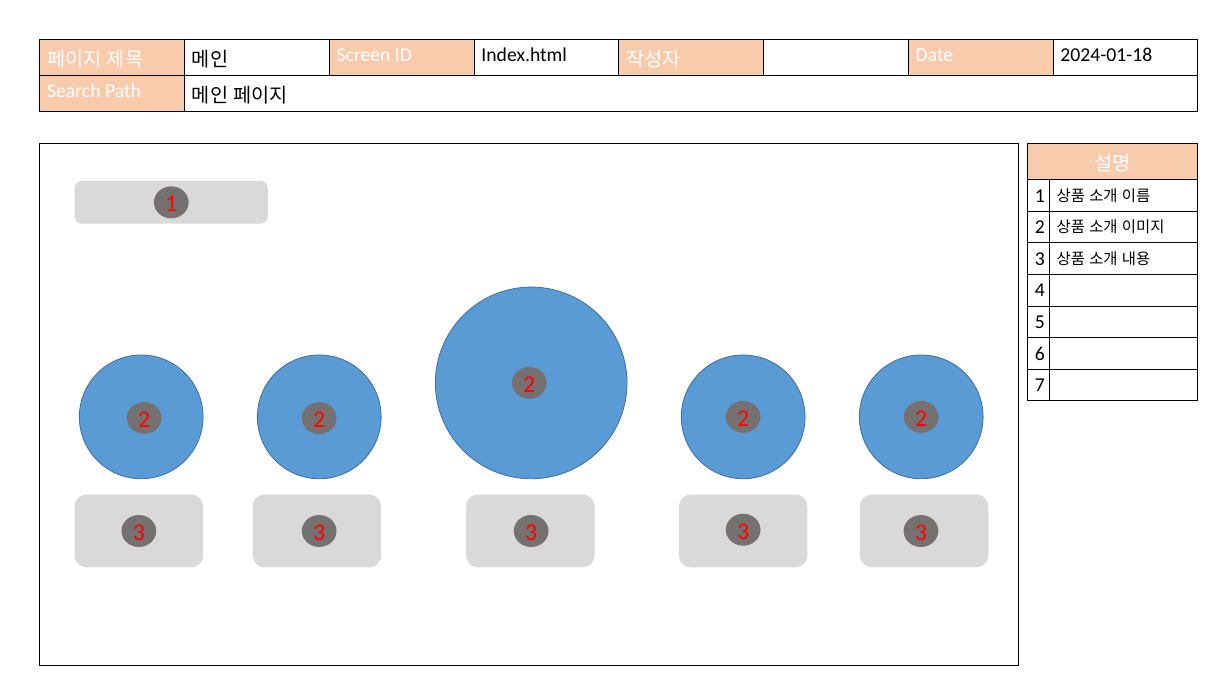
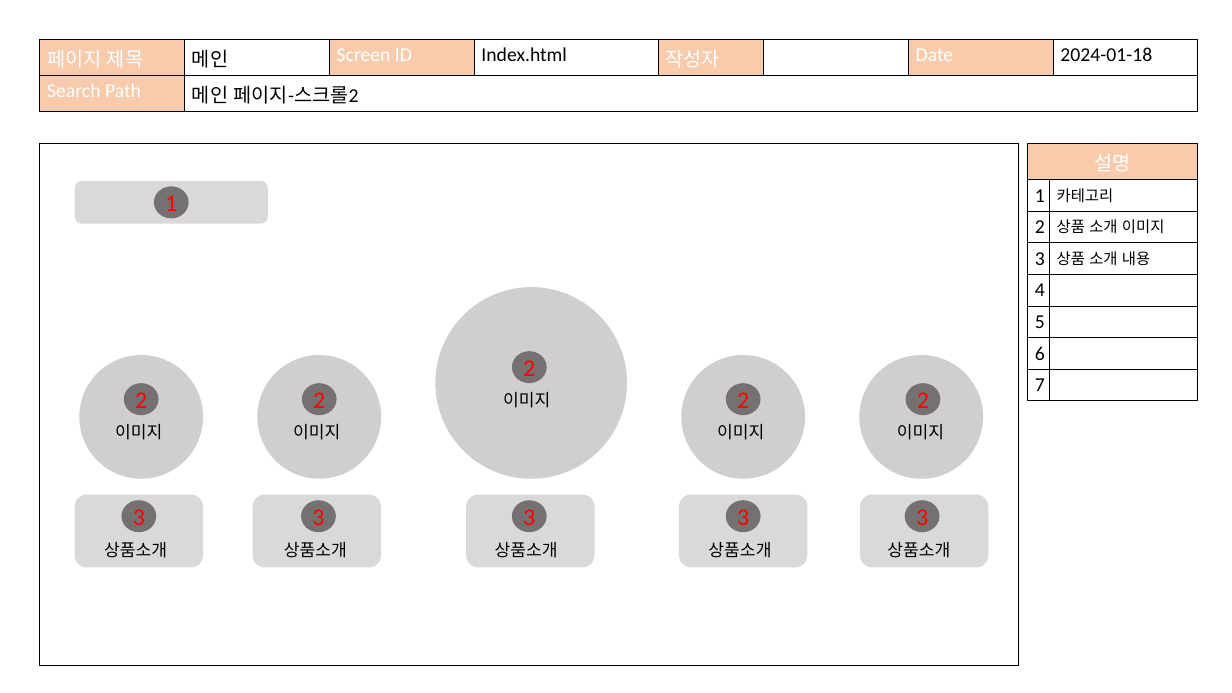
Before and after one commit to kang1211/KangProject, a slide deck: slide 4 of TeamProject/팀프로젝트설계.pptx. Drawn at 1232x693 pixels with LibreOffice and Linux fonts; fonts in the diff are those of the drawing. Boxes give left, top, right and bottom in pixels: in the first picture for what was removed or moved away, otherwise in the second. Text is boxed around its words. In the diff, an @@ line names an element or a change of style, - is before the commit and + after.

```diff
--- a/TeamProject/팀프로젝트설계.pptx
+++ b/TeamProject/팀프로젝트설계.pptx
@@ table at <box>39,39,1198,108</box> @@
-row 2, column 2: 메인 페이지
+row 2, column 2: 메인 페이지-스크롤2
@@ rectangle at <box>39,144,1019,666</box>: fill #FFFFFF to none @@
@@ table at <box>1027,144,1198,395</box> @@
-row 2, column 2: 상품 소개 이름
+row 2, column 2: 카테고리
@@ 6 ellipses: place and size @@
-6 ellipses at <box>121,367,939,547</box>
+6 ellipses at <box>121,351,940,532</box>
@@ fill #5B9BD5 to #D0CECE; outline #43739E 1 pt to none in 5 elements at <box>79,355,203,479</box>, <box>257,355,381,479</box>, <box>436,287,627,479</box>, <box>681,355,805,479</box>, <box>859,355,983,479</box> @@
@@ ellipse "2": place and size @@
-ellipse "2" at <box>127,402,162,434</box>
+ellipse "2" at <box>124,383,159,415</box>
@@ 3 ellipses: place and size @@
-3 ellipses at <box>302,401,939,434</box>
+3 ellipses at <box>302,383,941,415</box>
@@ text added at <box>503,392,550,408</box>, 20 pt, text #000000 @@
+이미지
@@ text added at <box>115,424,162,440</box>, 20 pt, text #000000 @@
+이미지
@@ text added at <box>293,424,340,440</box>, 20 pt, text #000000 @@
+이미지
@@ text added at <box>717,424,764,440</box>, 20 pt, text #000000 @@
+이미지
@@ text added at <box>897,424,944,440</box>, 20 pt, text #000000 @@
+이미지
@@ text added at <box>104,542,167,558</box>, 20 pt, text #000000 @@
+상품소개
@@ text added at <box>284,542,347,558</box>, 20 pt, text #000000 @@
+상품소개
@@ text added at <box>495,542,558,558</box>, 20 pt, text #000000 @@
+상품소개
@@ text added at <box>708,542,771,558</box>, 20 pt, text #000000 @@
+상품소개
@@ text added at <box>887,542,950,558</box>, 20 pt, text #000000 @@
+상품소개
```
Also in this commit, not shown: 3 other slides changed, 11 slides added.
